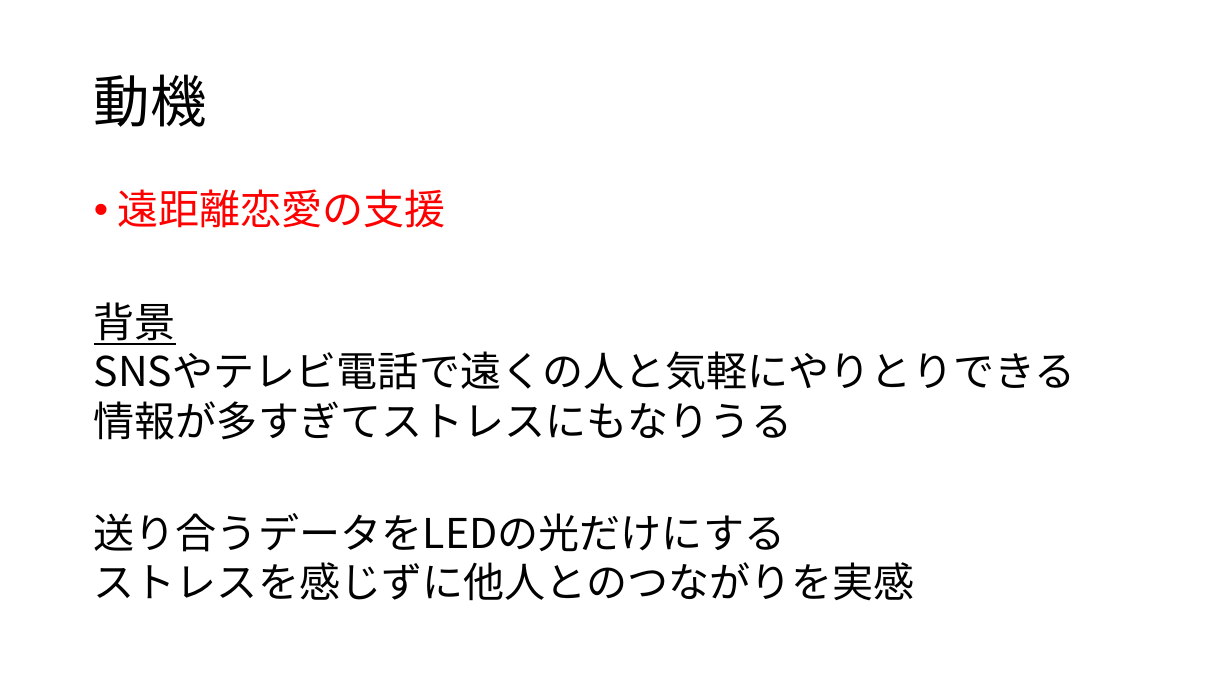
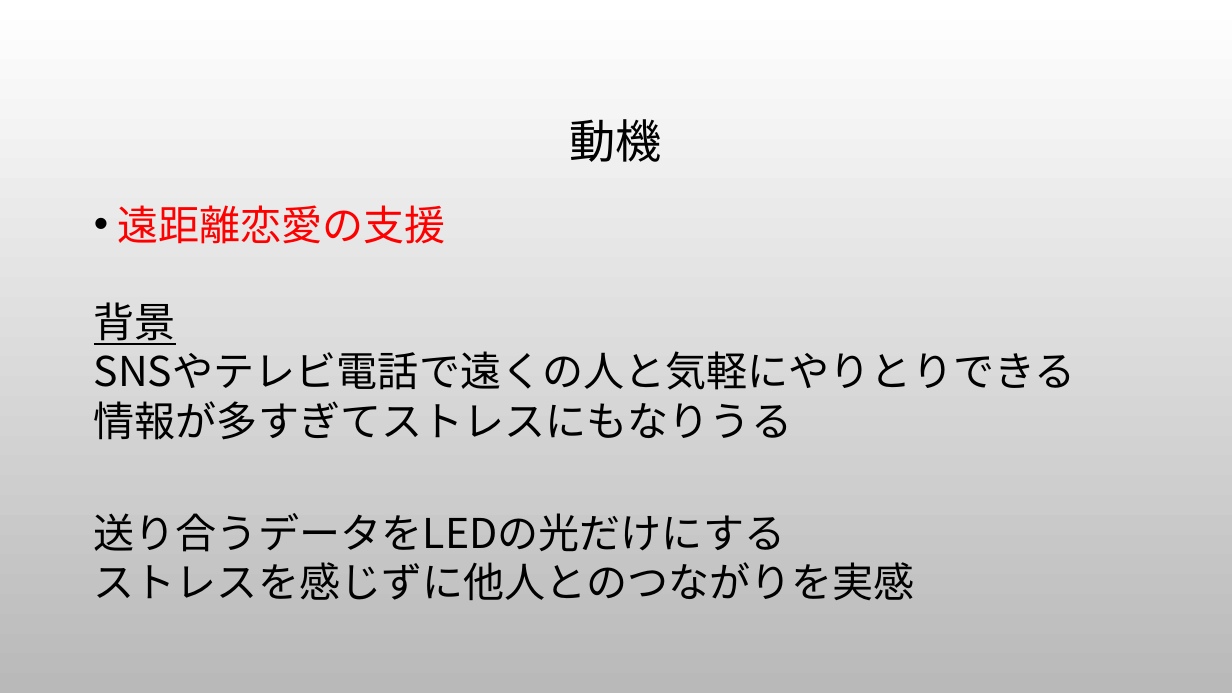
Before and after one commit to hayaken8112/BDM, a slide deck: slide 3 of BDMslide.pptx (slide 2 before the commit). Drawn at 1232x693 pixels with LibreOffice and Linux fonts; fonts in the diff are those of the drawing; background and template pictures are left out. Boxes give left, top, right and bottom in pixels: in the first picture for what was removed or moved away, otherwise in the second. Text is boxed around its words. In the diff, an @@ line names an element or a change of style, - is before the commit and + after.

```diff
--- a/BDMslide.pptx
+++ b/BDMslide.pptx
@@ background #FFFFFF to picture (left out) @@
@@ title "動機": place and size @@
-title "動機" at <box>94,74,207,127</box>
+title "動機" at <box>570,119,662,162</box>
@@ title "動機" at <box>570,119,662,162</box>: size 44 to 36 pt; alignment left to centre @@
@@ text "遠距離恋愛の支援" at <box>117,205,446,244</box>: line spacing 0.9 to 1.2 @@
```
Also in this commit, not shown: 3 other slides changed, 3 slides added, 1 other file.
